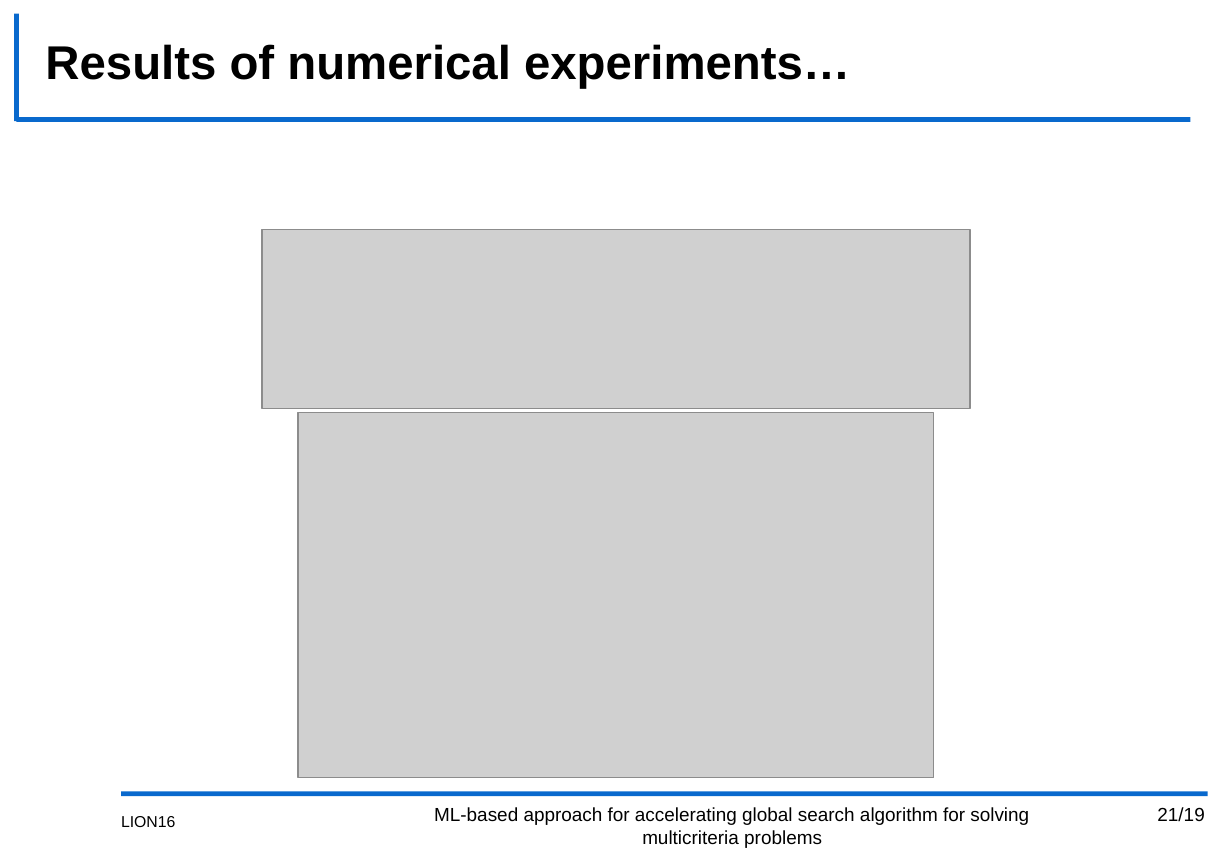
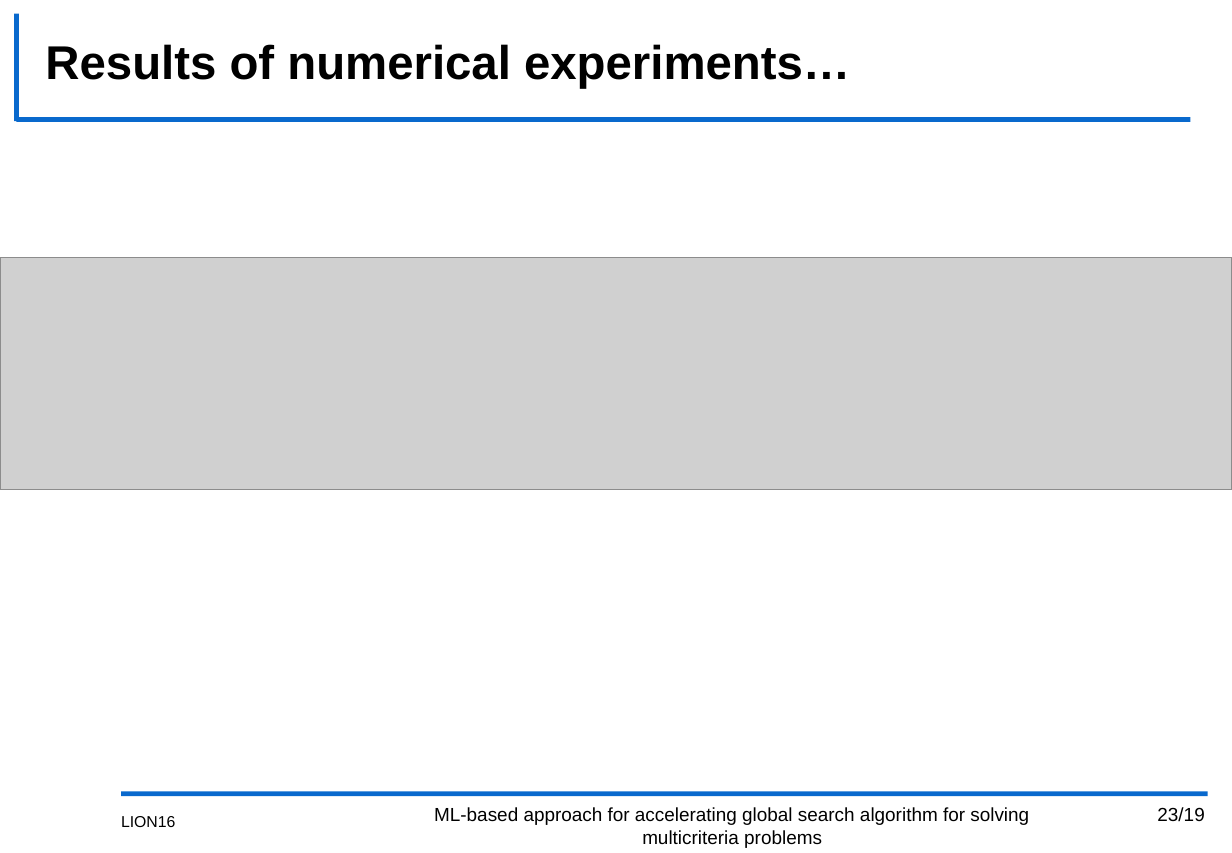
Before and after one commit to kabarkalov/GlobOptPapers, a slide deck: slide 23 of 2022/LION/LION16.pptx (slide 21 before the commit). Drawn at 1232x853 pixels with LibreOffice and Linux fonts; fonts in the diff are those of the drawing; grey boxes stand for pictures; background and template pictures are left out. Boxes give left, top, right and bottom in pixels: in the first picture for what was removed or moved away, otherwise in the second. Text is boxed around its words. In the diff, an @@ line names an element or a change of style, - is before the commit and + after.

```diff
--- a/2022/LION/LION16.pptx
+++ b/2022/LION/LION16.pptx
@@ picture removed at bbox=[262, 230, 970, 408] @@
@@ picture added at bbox=[0, 257, 1232, 489] @@
@@ picture removed at bbox=[298, 413, 934, 778] @@
@@ page number at bbox=[1157, 807, 1204, 821]: text changed @@
-21/19
+23/19
```
Also in this commit, not shown: 11 other slides changed.
